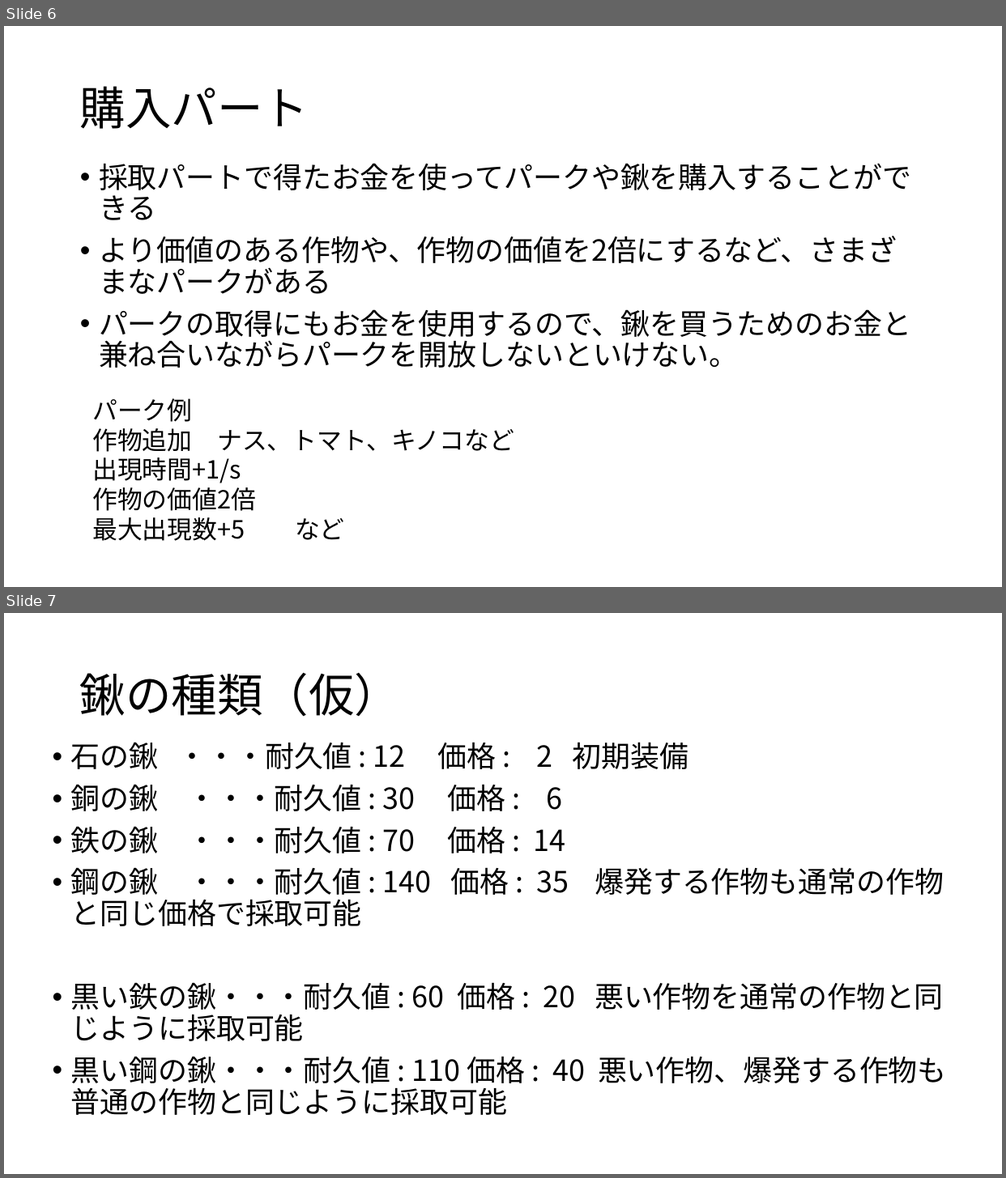
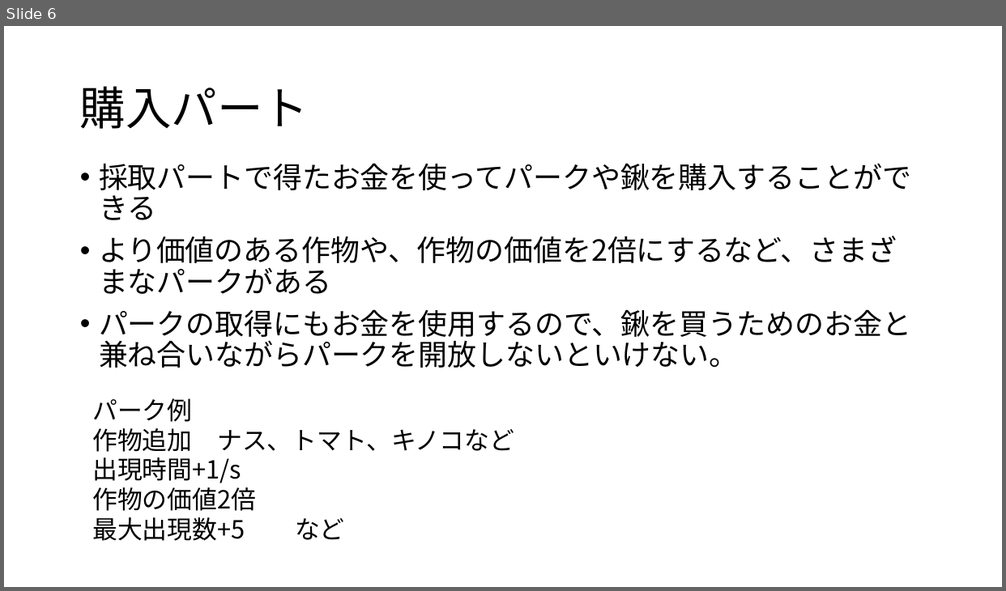
Before and after one commit to KawanoTakumi/FarmLife, a slide deck: FarmLife_企画.pptx. Shown one above the other, each under a label of ours: slides 6 and 7 before the commit, slide 6 after it. The pictures are 1006x1178 and 1006x591 pixels, drawn with LibreOffice and Linux fonts; fonts in the diff are those of the drawing. Boxes give left, top, right and bottom in pixels: in the first picture for what was removed or moved away, otherwise in the second. Text is boxed around its words. In the diff, an @@ line names an element or a change of style, - is before the commit and + after.

```diff
--- a/FarmLife_企画.pptx
+++ b/FarmLife_企画.pptx
@@ slide 7 removed at bbox=[4, 613, 1002, 1174], background #FFFFFF @@
@@ title removed at bbox=[80, 673, 400, 717] @@
-鍬の種類（仮）
@@ text removed at bbox=[71, 742, 947, 1115] @@
-• 石の鍬 ・・・耐久値 : 12 価格 : 2 初期装備
-• 銅の鍬 ・・・耐久値 : 30 価格 : 6
-• 鉄の鍬 ・・・耐久値 : 70 価格 : 14
-• 鋼の鍬 ・・・耐久値 : 140 価格 : 35 爆発する作物も通常の作物と同じ価格で採取可能
-• 黒い鉄の鍬・・・耐久値 : 60 価格 : 20 悪い作物を通常の作物と同じように採取可能
-• 黒い鋼の鍬・・・耐久値 : 110 価格 : 40 悪い作物、爆発する作物も普通の作物と同じように採取可能
```
Also in this commit, not shown: 4 slides changed.
